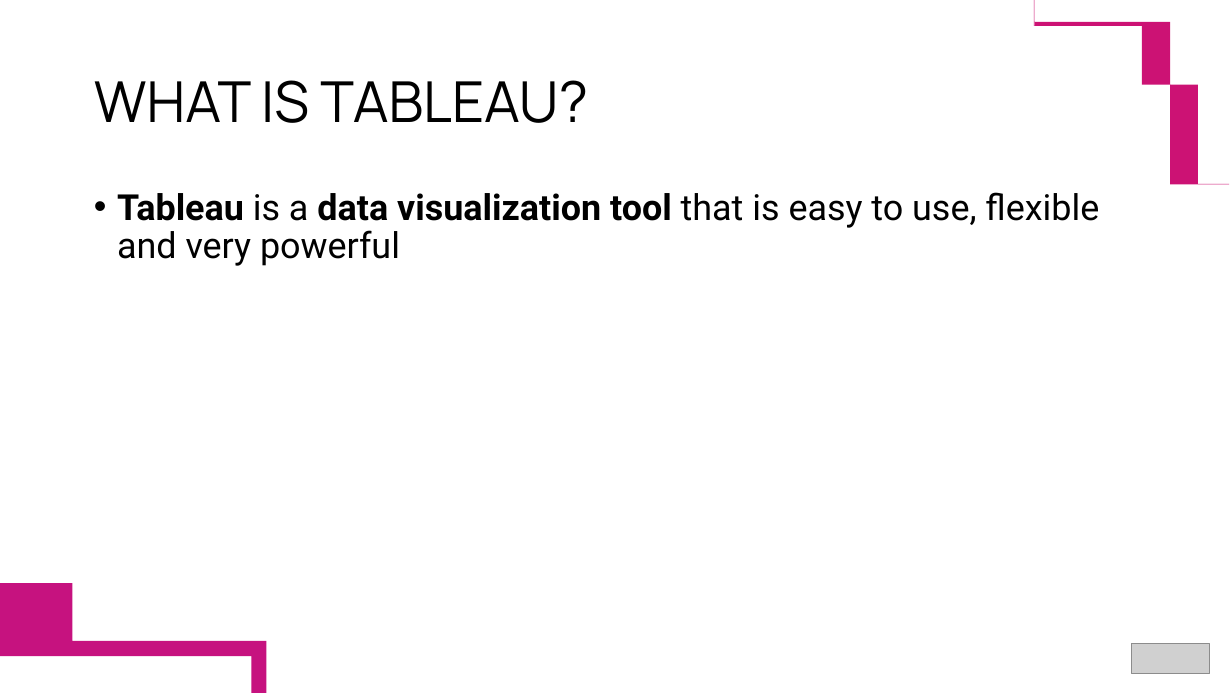
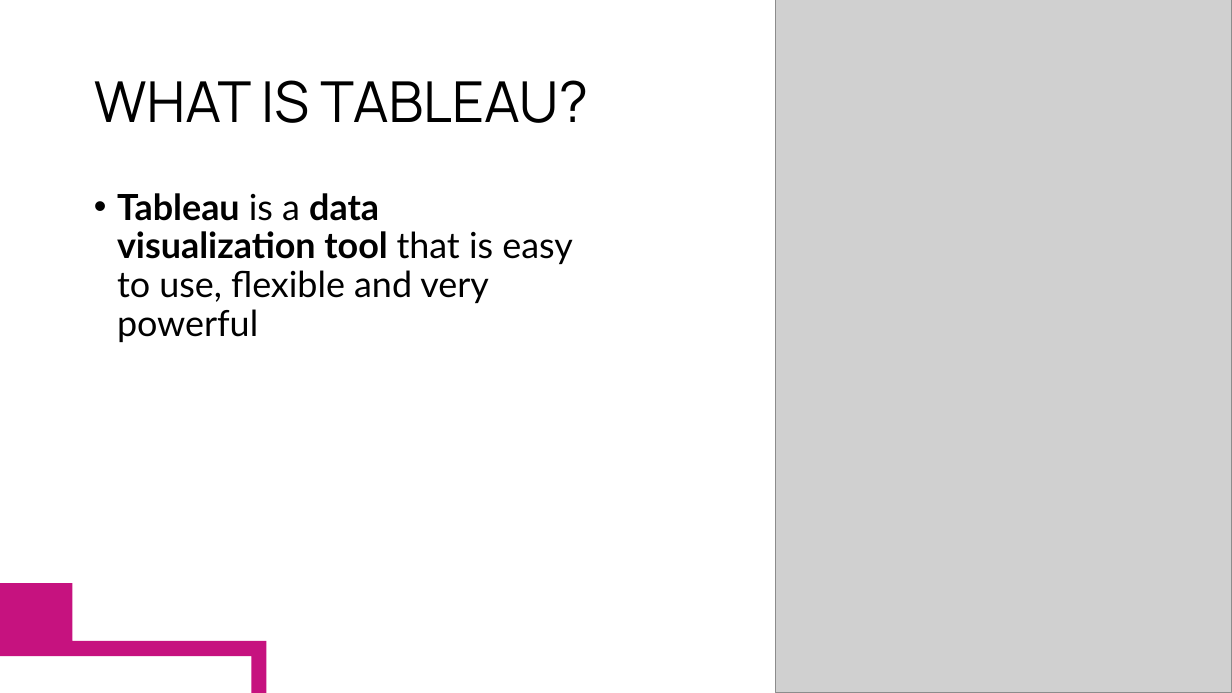
Before and after one commit to Shuvo-saha/Visual-Analytics-with-Tableau, a slide deck: slide 2 of Visual Analytics with Tableau.pptx. Drawn at 1232x693 pixels with LibreOffice and Linux fonts; fonts in the diff are those of the drawing; grey boxes stand for pictures. Boxes give left, top, right and bottom in pixels: in the first picture for what was removed or moved away, otherwise in the second. Text is boxed around its words. In the diff, an @@ line names an element or a change of style, - is before the commit and + after.

Commit message:
Updated slides
Made it more visual, added photos and removed the logo. General structure remains the same

```diff
--- a/Visual Analytics with Tableau.pptx
+++ b/Visual Analytics with Tableau.pptx
@@ picture added at box(775, 0, 1232, 693) @@
@@ freeform shape removed at box(1034, 0, 1229, 184) @@
@@ text "Tableau is a data visualization ..." at box(117, 193, 572, 342): font Roboto to Lato @@
@@ picture removed at box(1132, 644, 1211, 674) @@
```
Also in this commit, not shown: 17 other slides changed, 2 slides added.
